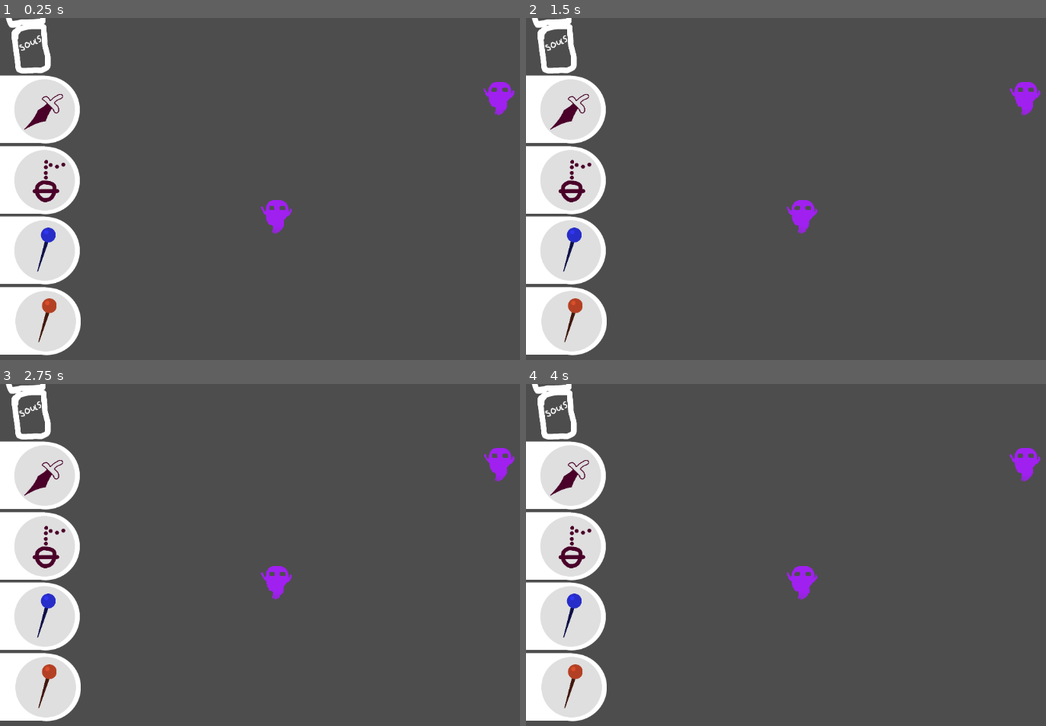
Above: before the commit, frames 1-4 (two rows, left to right).
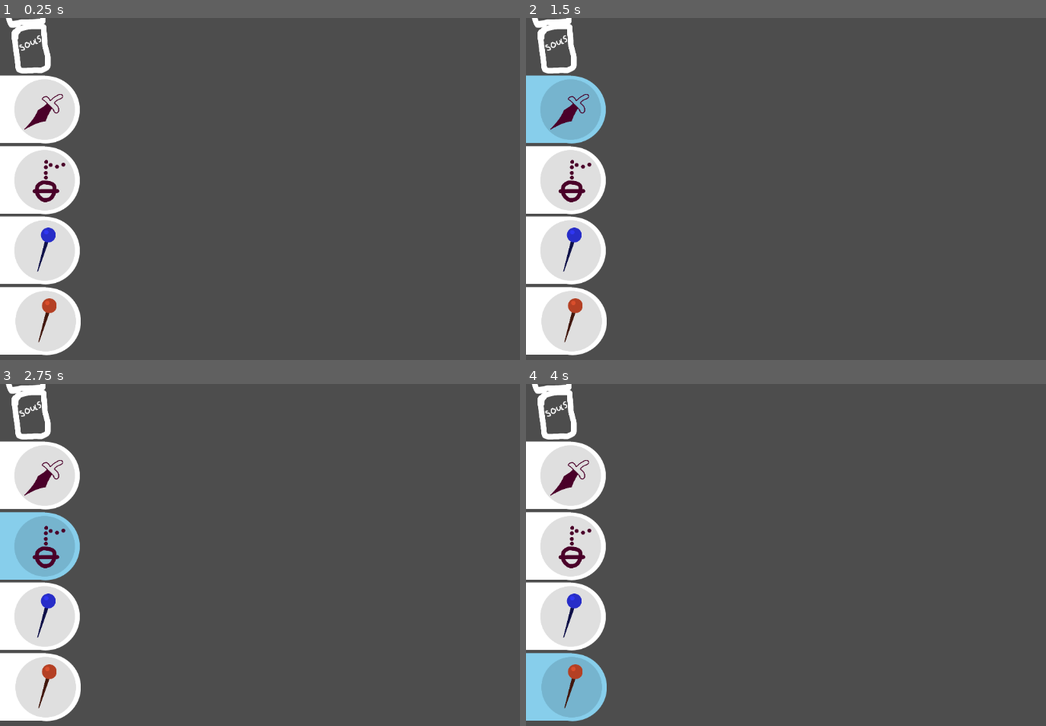
Above: after the commit, the same moments.

Repository: BudhiChristian/Ritual
Game: Godot game, scene res://scenes/interactions_test.tscn
The game is run twice, just before and just after one commit, with the same random seed, the same clock (stepped at 60 frames per second) and the same inputs.
Inputs (mouse positions are in pixels of both pictures, inside the frame that each line leads up to):
- Up to frame 1 (0.25 s): no input
- Up to frame 2 (1.5 s): tap Enter at 0.5 s; drag from (552, 41) to (567, 178) at 0.52 s; tap Space at 1.25 s; drag from (567, 110) to (567, 250) at 1.27 s
- Up to frame 3 (2.75 s): tap Enter at 2 s; move the mouse to (41, 544) at 2.02 s; click (41, 544) at 2.17 s
- Up to frame 4 (4 s): tap Space at 2.75 s; drag from (567, 616) to (567, 476) at 2.77 s; tap Enter at 3.5 s; drag from (567, 688) to (567, 544) at 3.52 s

The runs differ from the first frame. In frame 1, 0.7% of the frame differs, in the area x 50-99%, y 18-64%; in frame 2, 3.3%; in frame 3, 3.2%; in frame 4, 3.3%, in the area x 0-99%, y 18-99%.

Commit message:
implements thurible smoke

Diff:
--- a/globals/message_bus.gd
+++ b/globals/message_bus.gd
@@ -1,4 +1,6 @@
 extends Node
+
+signal state_entered(state)
 
 signal spirit_clicked(spirit)
 signal set_spirit_stored(is_stored)
--- a/prefabs/spirit/spirit.gd
+++ b/prefabs/spirit/spirit.gd
@@ -1,11 +1,18 @@
 extends Node2D
+
+@onready var click_handler: Control = %click_handler
 
 var is_capturable = false
 
-# Called when the node enters the scene tree for the first time.
-func _ready() -> void:
-	pass # Replace with function body.
+var is_captured = false:
+	set(value):
+		is_captured = value
+		_update_node_visibility()
 
+var is_exposed = false:
+	set(value):
+		is_exposed = value
+		_update_node_visibility()
 
 # Called every frame. 'delta' is the elapsed time since the previous frame.
 func _process(delta: float) -> void:
@@ -15,6 +22,7 @@
 			is_in_a_triangle = true
 
 	is_capturable = is_in_a_triangle
+	is_exposed = is_in_a_triangle
 	modulate = Color.FOREST_GREEN if is_in_a_triangle else Color.PURPLE
 
 
@@ -26,3 +34,8 @@
 			if (event as InputEventMouseButton).button_index == 1:
 				if event.is_pressed():
 					MessageBus.spirit_clicked.emit(self)
+
+func _update_node_visibility():
+	var is_node_visible = is_exposed and !is_captured
+	visible = is_node_visible
+	click_handler.process_mode = Node.PROCESS_MODE_INHERIT if is_node_visible else Node.PROCESS_MODE_DISABLED
--- a/prefabs/spirit/spirit.tscn
+++ b/prefabs/spirit/spirit.tscn
@@ -20,6 +20,9 @@
 shader_parameter/opacity = SubResource("GradientTexture2D_45qoi")
 shader_parameter/smoke = ExtResource("3_3ed8y")
 
+[sub_resource type="RectangleShape2D" id="RectangleShape2D_jwcg0"]
+size = Vector2(31, 27)
+
 [node name="spirit" type="Node2D"]
 script = ExtResource("1_us423")
 
@@ -30,6 +33,7 @@
 texture = ExtResource("4_uhn8b")
 
 [node name="click_handler" type="Control" parent="."]
+unique_name_in_owner = true
 layout_mode = 3
 anchors_preset = 0
 offset_left = -29.0
@@ -37,4 +41,12 @@
 offset_right = 33.0
 offset_bottom = 34.0
 
+[node name="Area2d" type="Area2D" parent="."]
+collision_layer = 3
+collision_mask = 0
+
+[node name="CollisionShape2d" type="CollisionShape2D" parent="Area2d"]
+position = Vector2(0.5, -0.5)
+shape = SubResource("RectangleShape2D_jwcg0")
+
 [connection signal="gui_input" from="click_handler" to="." method="_on_click_handler_gui_input"]
--- /dev/null
+++ b/prefabs/thurible_smoke/thurible_smoke.gd
@@ -0,0 +1,37 @@
+extends Node2D
+
+
+# Called when the node enters the scene tree for the first time.
+func _ready() -> void:
+	var rotation = randf_range(0, PI)
+	var possible_directions = [-1, 1]
+	possible_directions.shuffle()
+	print(possible_directions.front())
+	var final_rotation = rotation + (
+		randf_range(PI / 10, PI / 12) * possible_directions.front()
+	)
+
+	var tween = create_tween()
+#	tween.tween_property(self, "modulate:a", 1, 0.1)
+	tween.tween_property(self, "rotation", final_rotation, 1.5).set_ease(Tween.EASE_IN)
+	tween.parallel()
+	tween.tween_property(self, "modulate:a", 0, 0.5).set_delay(1.0)
+	tween.parallel()
+	tween.tween_property(self, "scale", Vector2.ONE * 1.3, 1.1)
+	tween.tween_callback(queue_free)
+	pass # Replace with function body.
+
+
+# Called every frame. 'delta' is the elapsed time since the previous frame.
+func _process(delta: float) -> void:
+	pass
+
+
+func _on_collision_detector_area_entered(area: Area2D) -> void:
+	var tween = create_tween()
+	tween.tween_property(self, "modulate:r", Color.PURPLE.r, 0.3)
+	tween.parallel()
+	tween.tween_property(self, "modulate:g", Color.PURPLE.g, 0.3)
+	tween.parallel()
+	tween.tween_property(self, "modulate:b", Color.PURPLE.b, 0.3)
+	pass # Replace with function body.
--- /dev/null
+++ b/prefabs/thurible_smoke/thurible_smoke.tscn
@@ -0,0 +1,23 @@
+[gd_scene load_steps=4 format=3 uid="uid://bl0a0cjknmcs8"]
+
+[ext_resource type="Script" path="res://prefabs/thurible_smoke/thurible_smoke.gd" id="1_p8eum"]
+[ext_resource type="Texture2D" uid="uid://dlhpmdlp6v1qg" path="res://textures/thurible_smoke.png" id="2_u2shn"]
+
+[sub_resource type="CircleShape2D" id="CircleShape2D_p5rsf"]
+radius = 42.0476
+
+[node name="thurible_smoke" type="Node2D"]
+script = ExtResource("1_p8eum")
+
+[node name="Sprite2d" type="Sprite2D" parent="."]
+scale = Vector2(0.45, 0.45)
+texture = ExtResource("2_u2shn")
+
+[node name="collision_detector" type="Area2D" parent="."]
+collision_layer = 0
+collision_mask = 2
+
+[node name="CollisionShape2d" type="CollisionShape2D" parent="collision_detector"]
+shape = SubResource("CircleShape2D_p5rsf")
+
+[connection signal="area_entered" from="collision_detector" to="." method="_on_collision_detector_area_entered"]
--- a/prefabs/tool_handle/tool_handle.gd
+++ b/prefabs/tool_handle/tool_handle.gd
@@ -4,6 +4,7 @@
 
 @onready var click_handler: Area2D = %click_handler
 @onready var tool_asset: Sprite2D = %tool_asset
+@onready var tool_frame: Node2D = %tool_frame
 
 @export var _tool_texture: Texture:
 	set(value):
@@ -26,6 +27,10 @@
 # Called when the node enters the scene tree for the first time.
 func _ready() -> void:
 	click_handler.input_event.connect(_handle_click)
+	MessageBus.state_entered.connect(func(state):
+		print("state entered")
+		tool_frame.modulate = Color.SKY_BLUE if state == _associated_state else Color.WHITE
+	)
 	_update_tool_asset()
 
 func _update_tool_asset():
--- a/prefabs/tool_handle/tool_handle.tscn
+++ b/prefabs/tool_handle/tool_handle.tscn
@@ -15,17 +15,20 @@
 [node name="graphic_parent" type="Node2D" parent="."]
 scale = Vector2(0.5, 0.5)
 
-[node name="square_handle" type="Sprite2D" parent="graphic_parent"]
+[node name="tool_frame" type="Node2D" parent="graphic_parent"]
+unique_name_in_owner = true
+
+[node name="square_handle" type="Sprite2D" parent="graphic_parent/tool_frame"]
 position = Vector2(88, 3)
 scale = Vector2(0.679688, 1)
 texture = ExtResource("1_y61v6")
 
-[node name="cicular_outcropping" type="Sprite2D" parent="graphic_parent"]
+[node name="cicular_outcropping" type="Sprite2D" parent="graphic_parent/tool_frame"]
 position = Vector2(176.5, 3.5)
 scale = Vector2(1.01953, 1.00391)
 texture = ExtResource("2_erkv2")
 
-[node name="circular_inlay" type="Sprite2D" parent="graphic_parent"]
+[node name="circular_inlay" type="Sprite2D" parent="graphic_parent/tool_frame"]
 modulate = Color(0.87451, 0.87451, 0.87451, 1)
 position = Vector2(173, 3)
 scale = Vector2(0.9, 0.9)
--- a/project.godot
+++ b/project.godot
@@ -40,3 +40,8 @@
 [autoload]
 
 MessageBus="*res://globals/message_bus.gd"
+
+[layer_names]
+
+2d_physics/layer_1="default"
+2d_physics/layer_2="thurible smoke"
--- a/scenes/interactions_test.tscn
+++ b/scenes/interactions_test.tscn
@@ -6,10 +6,13 @@
 [ext_resource type="Texture2D" uid="uid://igggnfhpwe22" path="res://textures/needle.png" id="2_a4dei"]
 [ext_resource type="PackedScene" uid="uid://njrrapejymsx" path="res://prefabs/pin/pin.tscn" id="3_k7ahx"]
 [ext_resource type="Script" path="res://scripts/state_management/knife_state.gd" id="4_ov75w"]
+[ext_resource type="Script" path="res://scripts/state_management/no_tool_state.gd" id="5_b0yfi"]
 [ext_resource type="PackedScene" uid="uid://c3ooia7jreokc" path="res://prefabs/soul_jar/soul_jar.tscn" id="5_vd52m"]
+[ext_resource type="Script" path="res://scripts/state_management/thurible_state.gd" id="6_0uwd2"]
 [ext_resource type="Texture2D" uid="uid://cv182d1q15aby" path="res://textures/knife.png" id="6_5lsyk"]
 [ext_resource type="PackedScene" uid="uid://bn4m5kpawwy8m" path="res://prefabs/spirit/spirit.tscn" id="6_i004f"]
 [ext_resource type="Texture2D" uid="uid://bdw6fqxsfhl81" path="res://textures/thurible.png" id="7_0q1gh"]
+[ext_resource type="PackedScene" uid="uid://bl0a0cjknmcs8" path="res://prefabs/thurible_smoke/thurible_smoke.tscn" id="7_2b5v1"]
 [ext_resource type="Texture2D" uid="uid://cxj1p4tiwjn6b" path="res://textures/spirit.png" id="8_7i20c"]
 [ext_resource type="Script" path="res://prefabs/tool_handle/spirit_indicator.gd" id="9_iknfk"]
 
@@ -20,7 +23,7 @@
 
 [node name="tools_state" type="Node2D" parent="." node_paths=PackedStringArray("current_state", "interaction_area")]
 script = ExtResource("1_rstyf")
-current_state = NodePath("blue_pin_state")
+current_state = NodePath("no_tool_state")
 interaction_area = NodePath("../Area2d")
 
 [node name="blue_pin_state" type="Node2D" parent="tools_state"]
@@ -37,6 +40,13 @@
 
 [node name="knife_state" type="Node2D" parent="tools_state"]
 script = ExtResource("4_ov75w")
+
+[node name="no_tool_state" type="Node2D" parent="tools_state"]
+script = ExtResource("5_b0yfi")
+
+[node name="thurible_state" type="Node2D" parent="tools_state"]
+script = ExtResource("6_0uwd2")
+smoke_prefab = ExtResource("7_2b5v1")
 
 [node name="soul_jar" parent="." instance=ExtResource("5_vd52m")]
 position = Vector2(60, 44)
@@ -60,7 +70,7 @@
 _tool_texture = ExtResource("7_0q1gh")
 _tool_color = Color(0.290196, 0, 0.160784, 1)
 _tool_scale = Vector2(0.7, 0.7)
-_associated_state = NodePath("../tools_state/blue_pin_state")
+_associated_state = NodePath("../tools_state/thurible_state")
 
 [node name="blue_pin_handle" parent="." node_paths=PackedStringArray("_associated_state") instance=ExtResource("1_lkw5s")]
 position = Vector2(-2, 439)
--- a/scripts/state_management/knife_state.gd
+++ b/scripts/state_management/knife_state.gd
@@ -8,7 +8,7 @@
 
 func handle_spirit_clicked(spirit:Node2D):
 	if held_spirit == null:
-		spirit.visible = false
+		spirit.is_captured = true
 		held_spirit = spirit
 
 func handle_soul_jar_clicked():
@@ -18,5 +18,5 @@
 
 func on_exit():
 	if held_spirit != null:
-		held_spirit.visible = true
+		held_spirit.is_captured = false
 		held_spirit = null
--- /dev/null
+++ b/scripts/state_management/no_tool_state.gd
@@ -0,0 +1 @@
+extends BaseState
--- a/scripts/state_management/state_machine.gd
+++ b/scripts/state_management/state_machine.gd
@@ -26,3 +26,4 @@
 		current_state.on_exit()
 		current_state = new_state
 		current_state.on_enter()
+		MessageBus.state_entered.emit(current_state)
--- /dev/null
+++ b/scripts/state_management/thurible_state.gd
@@ -0,0 +1,19 @@
+extends BaseState
+
+@export var smoke_prefab:PackedScene
+
+# Called when the node enters the scene tree for the first time.
+func _ready() -> void:
+	pass # Replace with function body.
+
+func handle_input(event:InputEvent):
+	if event is InputEventMouseButton:
+		if event.is_pressed() and event.button_index == 1:
+			var new_smoke = smoke_prefab.instantiate()
+			new_smoke.position = event.position
+			get_tree().current_scene.add_child(new_smoke)
+
+
+# Called every frame. 'delta' is the elapsed time since the previous frame.
+func _process(delta: float) -> void:
+	pass
Not shown: 1 places in prefabs/spirit/spirit.tscn that only renumber resources
Not shown: 1 places in scenes/interactions_test.tscn that only renumber resources
Binary file added: textures/thurible_smoke.png
Not shown, added: textures/thurible_smoke.png.import
